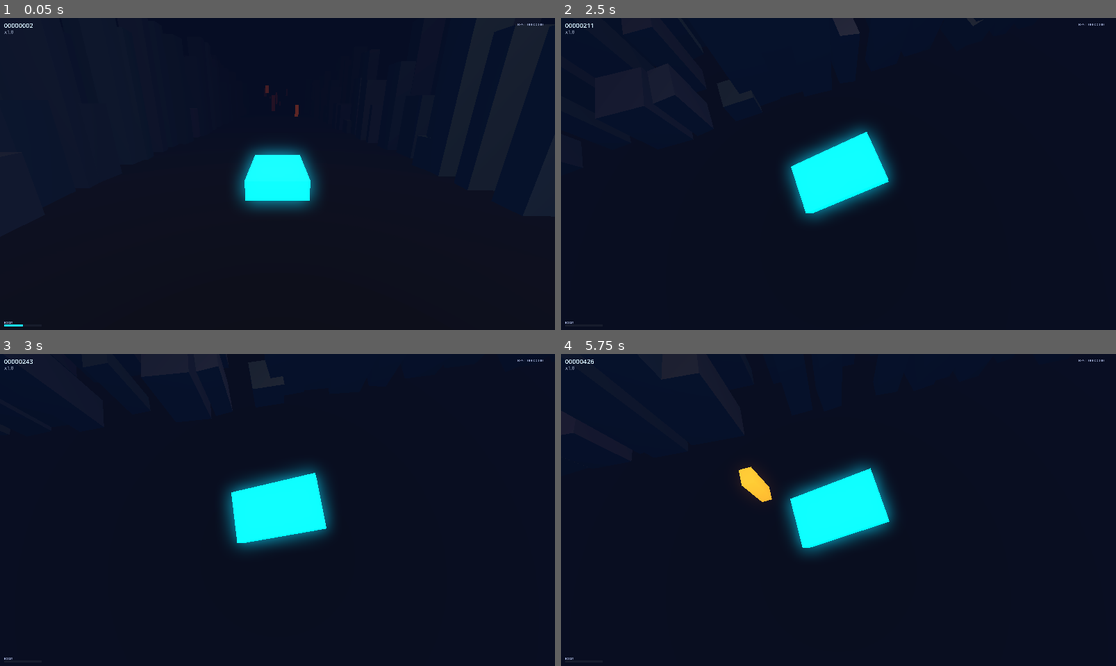
Above: before the commit, frames 1-4 (two rows, left to right).
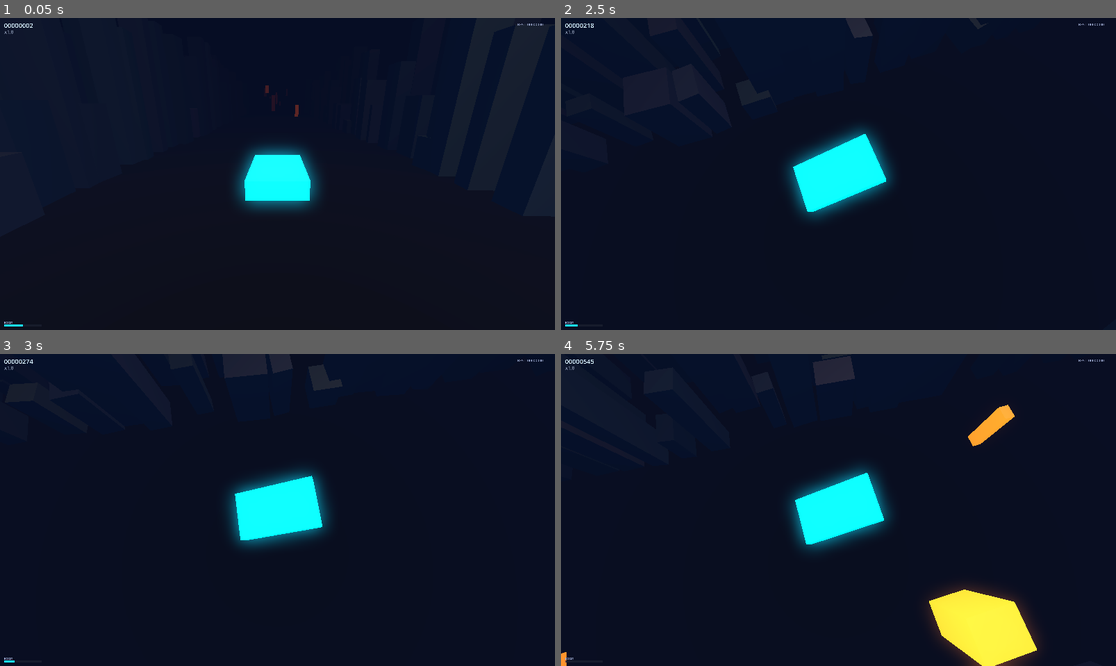
Above: after the commit, the same moments.

Repository: midas44/divepunk
Game: Godot game, scene res://scenes/main/Main.tscn
Two runs of this game, one before a commit and one after it. Both use one fixed random seed, a clock stepped at 60 frames per second and the inputs below.
Inputs (mouse positions are in pixels of both pictures, inside the frame that each line leads up to):
- Up to frame 1 (0.05 s): no input
- Up to frame 2 (2.5 s): move the mouse to (866, 174) at 0.52 s; hold Shift (boost) 0.53-1.28 s; hold W (steer_up) from 0.53 s (still down); tap Space at 0.77, 1.52 s; move the mouse to (810, 174) at 1.27 s; tap Shift (boost) at 1.35 s; move the mouse to (849, 167) at 2.02 s; hold Shift (boost) from 2.03 s (still down)
- Up to frame 3 (3 s): keep holding W (steer_up); move the mouse to (271, 516) at 2.77 s; release Shift (boost) at 2.78 s; tap Shift (boost) at 2.85 s
- Up to frame 4 (5.75 s): keep holding W (steer_up); tap Space at 3.02, 3.77, 4.52 s; move the mouse to (877, 513) at 3.52 s; hold Shift (boost) 3.53-4.28 s; move the mouse to (794, 506) at 4.27 s; tap Shift (boost) at 4.35 s; move the mouse to (844, 510) at 5.02 s; hold Shift (boost) from 5.03 s (still down)

Frame 1 is identical in both runs. In frame 2, 0.5% of the frame differs, in the area x 0-76%, y 0-99%; in frame 3, 1.2%; in frame 4, 6.5%, in the area x 0-87%, y 0-100%.

Commit message:
feat(boost): larger tank (seconds-based capacity) + gradual passive regen
Reworks the boost economy per request: more capacity and gradual accumulation.

- Capacity is now explicit and measured in SECONDS of boost (boost_capacity=4.0), up from the old ~2.2s effective full tank. The meter holds fuel-seconds.

- Gradual accumulation: boost_regen (0.6 fuel-s per second) trickle-charges the tank while you are NOT boosting, instead of only refilling in discrete near-miss jumps.

- Near-miss bonus kept on top (boost_gain_per_near_miss, now in fuel-seconds) so the spec's risk/reward economy survives.

- boost_drain reinterpreted as fuel-seconds spent per second of boosting (1.0 = a full tank lasts boost_capacity s).

- boost_meter_start -> boost_start_fraction (fraction of the tank at run start, capacity-independent).

get_boost_meter() now returns the normalized fill (meter/capacity) so the HUD bar is unchanged; game.gd needs no change (it reads boost_gain_per_near_miss dynamically). Verified: compiles, 300-frame run clean, zero error markers.

Co-Authored-By: Claude Opus 4.8 (1M context) <noreply@anthropic.com>

Diff:
--- a/scripts/ship.gd
+++ b/scripts/ship.gd
@@ -38,9 +38,11 @@
 @export var near_miss_size: Vector3 = Vector3(16.0, 12.0, 14.0)  ## "danger bubble" around the ship (spec §7.5)
 
 @export_group("Boost economy")
-@export var boost_meter_start: float = 0.5   ## meter at run start (0..1)
-@export var boost_drain: float = 0.45        ## meter spent per second while boosting
-@export var boost_gain_per_near_miss: float = 0.18  ## meter refilled per near-miss
+@export var boost_capacity: float = 4.0           ## tank size = seconds of boost at a full meter
+@export var boost_start_fraction: float = 0.5     ## fraction of the tank you start a run with (0..1)
+@export var boost_drain: float = 1.0              ## fuel-seconds spent per second of boosting (1.0 = a full tank lasts boost_capacity s)
+@export var boost_regen: float = 0.6             ## fuel-seconds refilled per second while NOT boosting (the gradual accumulation)
+@export var boost_gain_per_near_miss: float = 0.6  ## bonus fuel-seconds added per near-miss (risk/reward, on top of regen)
 
 ## 1-indexed physics layer obstacles live on (matches city_chunk.gd / project.godot).
 const OBSTACLE_LAYER := 2
@@ -69,7 +71,7 @@
 func _ready() -> void:
 	_speed_floor = base_speed
 	_forward_speed = base_speed
-	_boost_meter = clampf(boost_meter_start, 0.0, 1.0)
+	_boost_meter = clampf(boost_start_fraction, 0.0, 1.0) * boost_capacity
 	_ensure_visual_and_collision()
 	_build_queries()
 
@@ -79,12 +81,15 @@
 		return
 
 	# Ramp the speed floor across the run, then ease boost on top of it. Boosting is gated by
-	# the boost meter — hold the action AND have fuel; the meter drains while boosting and is
-	# refilled by near-misses (the risk/reward economy, spec §5.3).
+	# the boost meter — hold the action AND have fuel. The tank (measured in seconds of boost,
+	# boost_capacity) drains while boosting and refills GRADUALLY while you're not; near-misses
+	# add a bonus chunk on top (the risk/reward economy, spec §5.3).
 	_speed_floor = minf(_speed_floor + ramp_per_second * delta, max_speed)
 	var boosting: bool = Input.is_action_pressed(&"boost") and _boost_meter > 0.0
 	if boosting:
 		_boost_meter = maxf(0.0, _boost_meter - boost_drain * delta)
+	else:
+		_boost_meter = minf(boost_capacity, _boost_meter + boost_regen * delta)
 	_boost_blend = move_toward(_boost_blend, 1.0 if boosting else 0.0, boost_blend_rate * delta)
 	_forward_speed = _speed_floor * lerpf(1.0, boost_multiplier, _boost_blend)
 
@@ -109,14 +114,14 @@
 	return _forward_speed
 
 
-## 0..1 fuel remaining in the boost meter. Drives the HUD bar.
+## 0..1 fraction of the tank remaining (fuel-seconds / capacity). Drives the HUD bar.
 func get_boost_meter() -> float:
-	return _boost_meter
-
-
-## Refill the boost meter (called on a near-miss). amount is in 0..1 units.
+	return _boost_meter / maxf(boost_capacity, 0.001)
+
+
+## Add fuel to the boost tank (called on a near-miss). amount is in fuel-seconds.
 func add_boost(amount: float) -> void:
-	_boost_meter = clampf(_boost_meter + amount, 0.0, 1.0)
+	_boost_meter = clampf(_boost_meter + amount, 0.0, boost_capacity)
 
 
 ## 0 at the run's starting speed, 1 at fully boosted top speed. Drives camera FOV, speed
